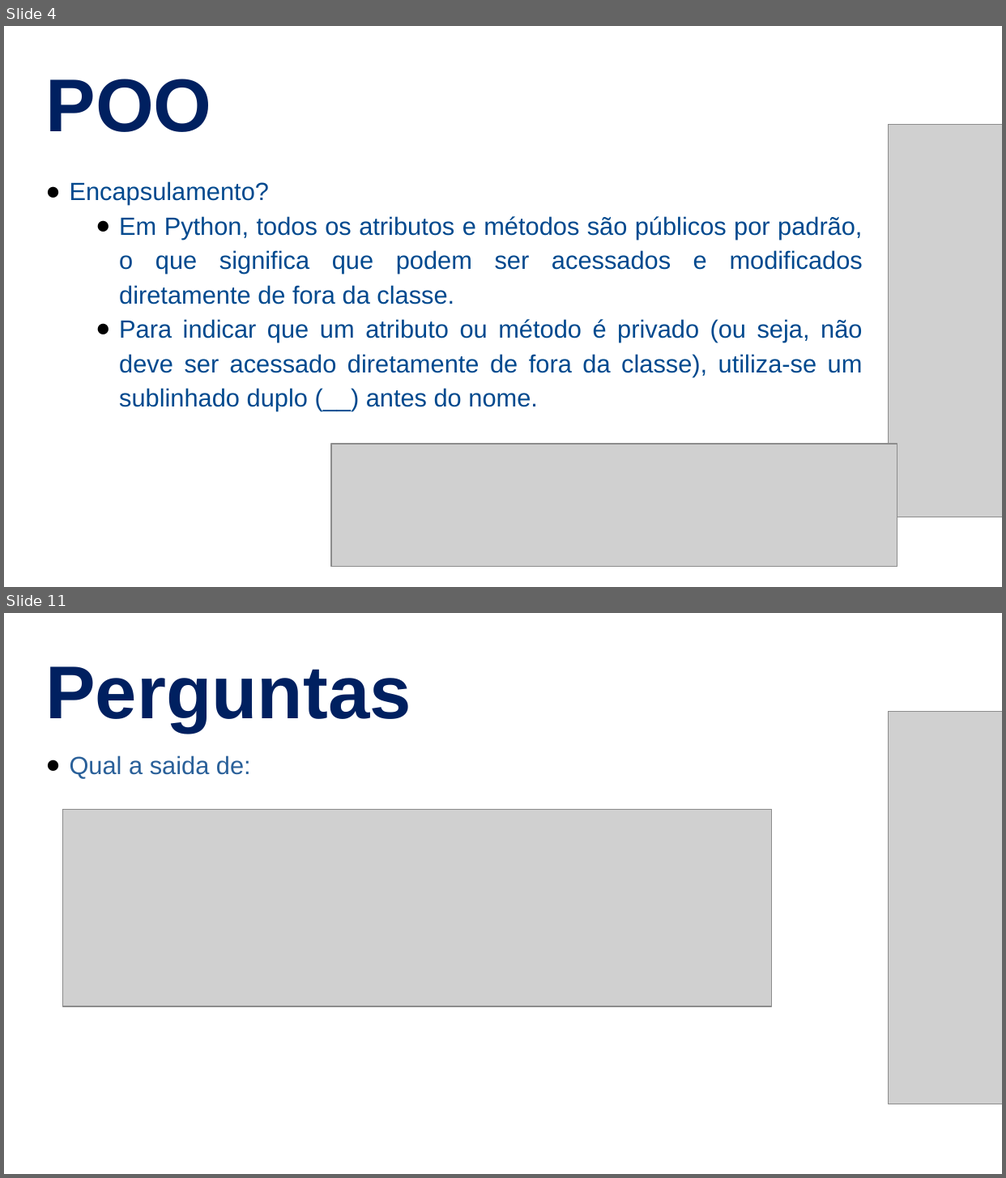
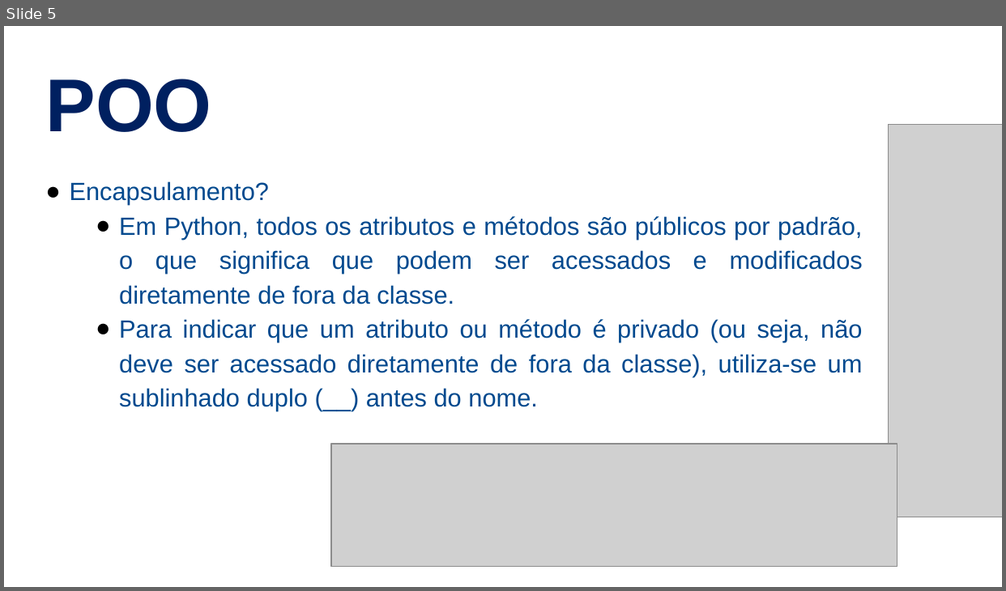
Before and after one commit to NaturalCoder/TI96, a slide deck: Aula18/Aula18.pptx. Shown one above the other, each under a label of ours: slides 4 and 11 before the commit, slide 5 after it; the slides between them are not shown. The pictures are 1006x1178 and 1006x591 pixels, drawn with LibreOffice and Linux fonts; fonts in the diff are those of the drawing; grey boxes stand for pictures. Boxes give left, top, right and bottom in pixels: in the first picture for what was removed or moved away, otherwise in the second. Text is boxed around its words. In the diff, an @@ line names an element or a change of style, - is before the commit and + after.

```diff
--- a/Aula18/Aula18.pptx
+++ b/Aula18/Aula18.pptx
@@ slide 11 removed at [4, 613, 1002, 1174], background #FFFFFF @@
@@ text removed at [45, 666, 411, 732] @@
-Perguntas
@@ picture removed at [889, 712, 1002, 1105] @@
@@ text removed at [70, 756, 251, 778] @@
-● Qual a saida de:
@@ picture removed at [63, 810, 771, 1007] @@
@@ what was slide 4 is now slide 5 @@
```
Also in this commit, not shown: 1 slide changed, 4 slides added, 19 other slides removed, 9 other files.
